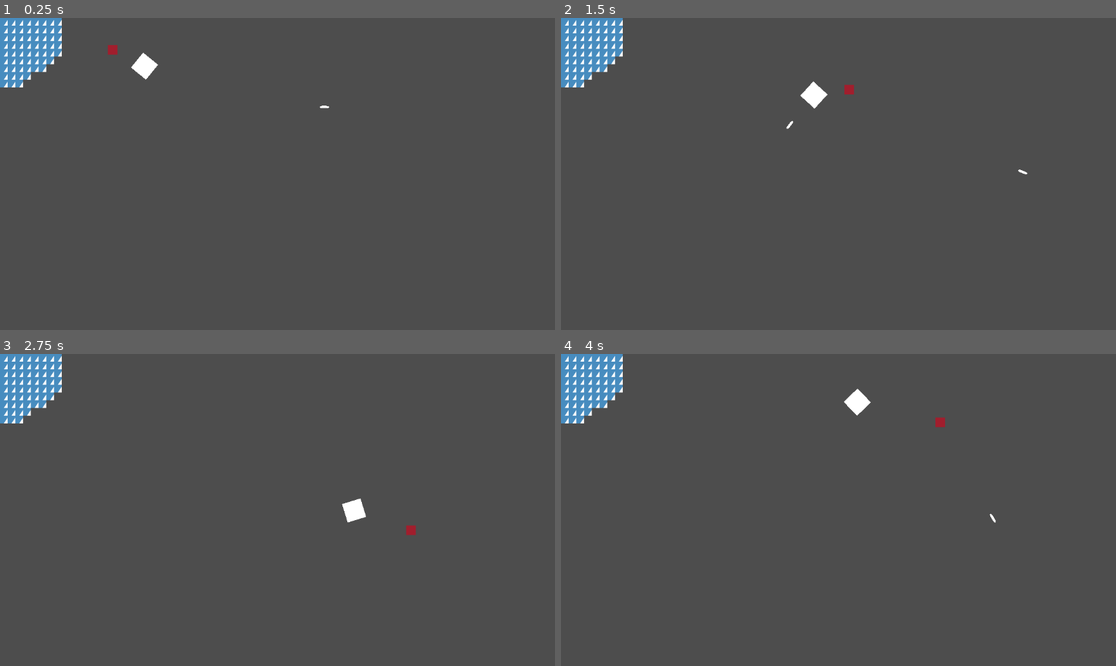
Above: before the commit, frames 1-4 (two rows, left to right).
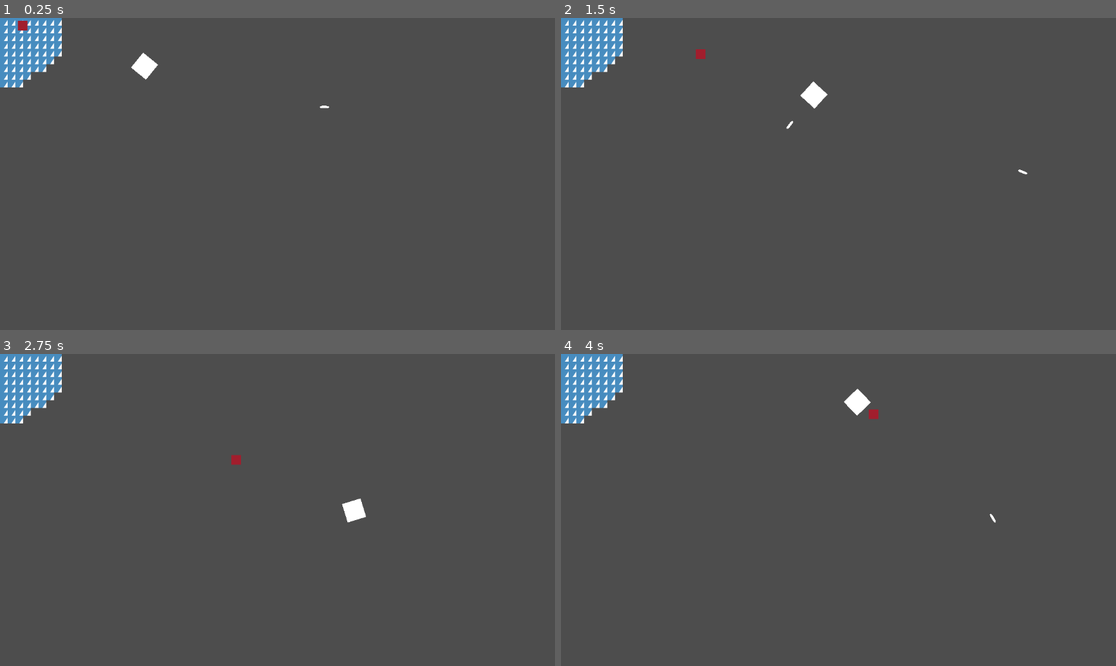
Above: after the commit, the same moments.

Repository: mpatel500/gamejam
Game: Godot game, scene res://world.tscn
The game is run twice, just before and just after one commit, with the same random seed, the same clock (stepped at 60 frames per second) and the same inputs. The engine's default icon, where the game draws it, is replaced by a stand-in: a white triangle on a blue panel in a dark square.
Inputs (mouse positions are in pixels of both pictures, inside the frame that each line leads up to):
- Up to frame 1 (0.25 s): no input
- Up to frame 2 (1.5 s): move the mouse to (960, 158) at 0.52 s; hold Right (right) 0.53-1.28 s; click (960, 158) at 0.6 s; move the mouse to (727, 189) at 1.27 s; hold Down (down) from 1.28 s (still down); click (727, 189) at 1.35 s
- Up to frame 3 (2.75 s): move the mouse to (333, 441) at 2.02 s; release Down (down) at 2.03 s; hold Right (right) from 2.03 s (still down); click (333, 441) at 2.1 s
- Up to frame 4 (4 s): move the mouse to (810, 572) at 2.77 s; release Right (right) at 2.78 s; hold Up (up) 2.78-3.53 s; click (810, 572) at 2.85 s; move the mouse to (1005, 556) at 3.52 s; hold Left (left) from 3.53 s (still down); click (1005, 556) at 3.6 s

The runs differ from the first frame. In frame 1, 0.1% of the frame differs, in the area x 3-22%, y 0-12%; in frame 2, 0.1%; in frame 3, 0.1%; in frame 4, 0.1%.

Commit message:
Enemy follows the player character

Diff:
--- a/Bad guy.gd
+++ b/Bad guy.gd
@@ -1,9 +1,11 @@
 extends CharacterBody2D
-var SPEED = 300
+var SPEED = 200
 
 func _physics_process(delta):
 	var player_character = get_parent().get_node("Player")
 	var direction = player_character.position - position
+	print_debug(player_character.position, position)
 	var normalised_direction = direction.normalized()
 	velocity = normalised_direction * SPEED
+	print_debug(velocity)
 	move_and_slide()
--- a/world.tscn
+++ b/world.tscn
@@ -93,10 +93,17 @@
 script = ExtResource("4_gfetk")
 
 [node name="ColorRect" type="ColorRect" parent="Bad guy"]
-offset_left = 306.0
-offset_top = 64.0
-offset_right = 346.0
-offset_bottom = 104.0
+anchors_preset = 8
+anchor_left = 0.5
+anchor_top = 0.5
+anchor_right = 0.5
+anchor_bottom = 0.5
+offset_left = -20.0
+offset_top = -20.0
+offset_right = 20.0
+offset_bottom = 20.0
+grow_horizontal = 2
+grow_vertical = 2
 color = Color(0.631373, 0.117647, 0.176471, 1)
 
 [node name="CollisionShape2D" type="CollisionShape2D" parent="Bad guy"]
Not shown: 1 places in world.tscn that only renumber resources
